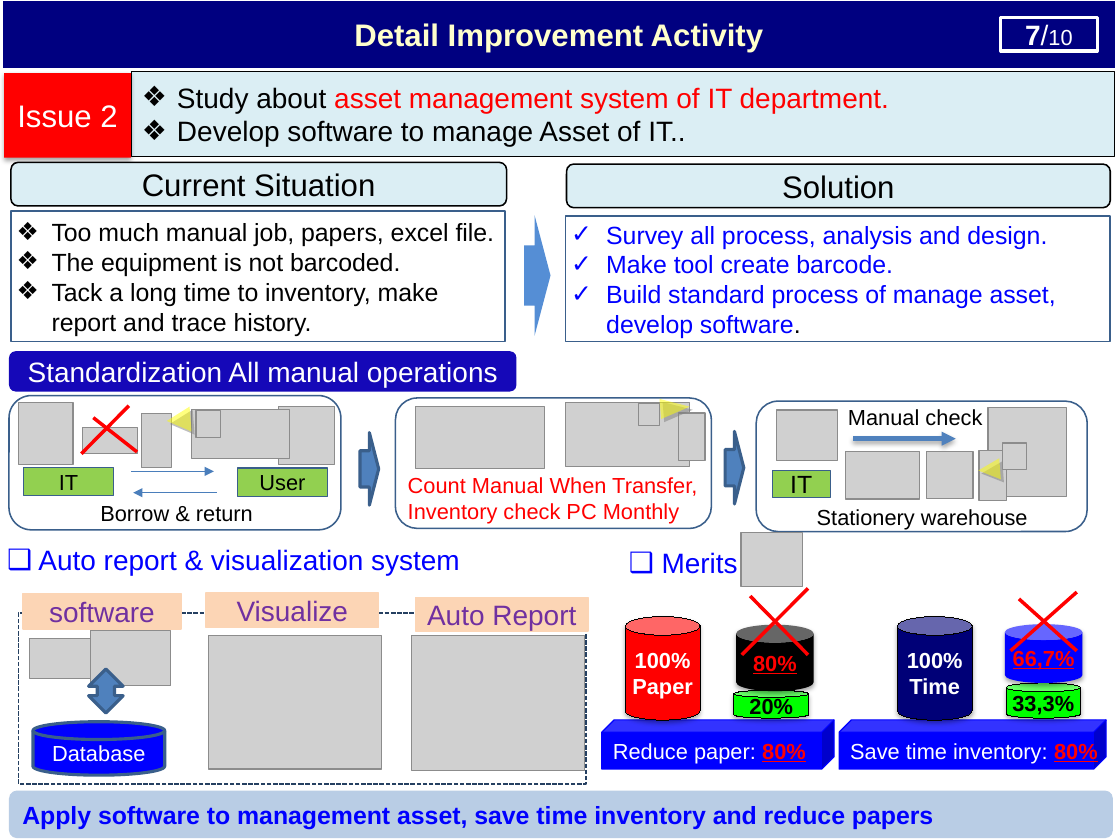
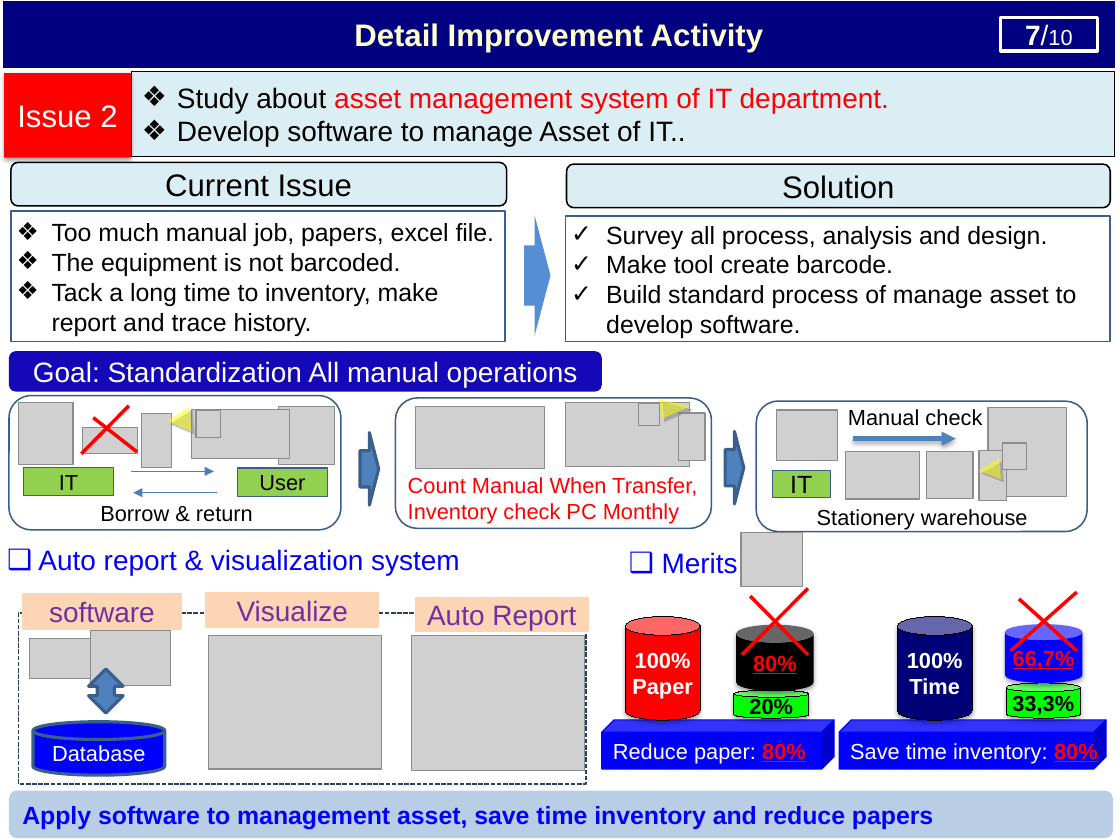
Before and after one commit to thietbicongnghevietnam/ReportPSNV, a slide deck: slide 8 of Report_test.pptx. Drawn at 1120x840 pixels with LibreOffice and Linux fonts; fonts in the diff are those of the drawing; grey boxes stand for pictures. Boxes give left, top, right and bottom in pixels: in the first picture for what was removed or moved away, otherwise in the second. Text is boxed around its words. In the diff, an @@ line names an element or a change of style, - is before the commit and + after.

```diff
--- a/Report_test.pptx
+++ b/Report_test.pptx
@@ text in rounded rectangle at <box>165,174,352,197</box>: text changed @@
-Current Situation
+Current Issue
@@ text in rectangle at <box>606,226,1047,274</box>: text colour #0000FF to #000000 in "Survey all process, analysis and design.", "Make tool create barcode." @@
@@ text in rectangle at <box>606,285,1077,338</box>: text changed; text colour #0000FF to #000000 @@
-✓ Build standard process of manage asset, develop software.
+✓ Build standard process of manage asset to develop software.
@@ rounded rectangle "Goal: Standardization All manual operations": place and size @@
-rounded rectangle "Goal: Standardization All manual operations" at <box>9,352,516,392</box>
+rounded rectangle "Goal: Standardization All manual operations" at <box>9,352,601,392</box>
@@ text in rounded rectangle at <box>33,361,578,387</box>: text changed @@
-Standardization All manual operations
+Goal: Standardization All manual operations
```
Also in this commit, not shown: 5 other slides changed, 1 other file.
